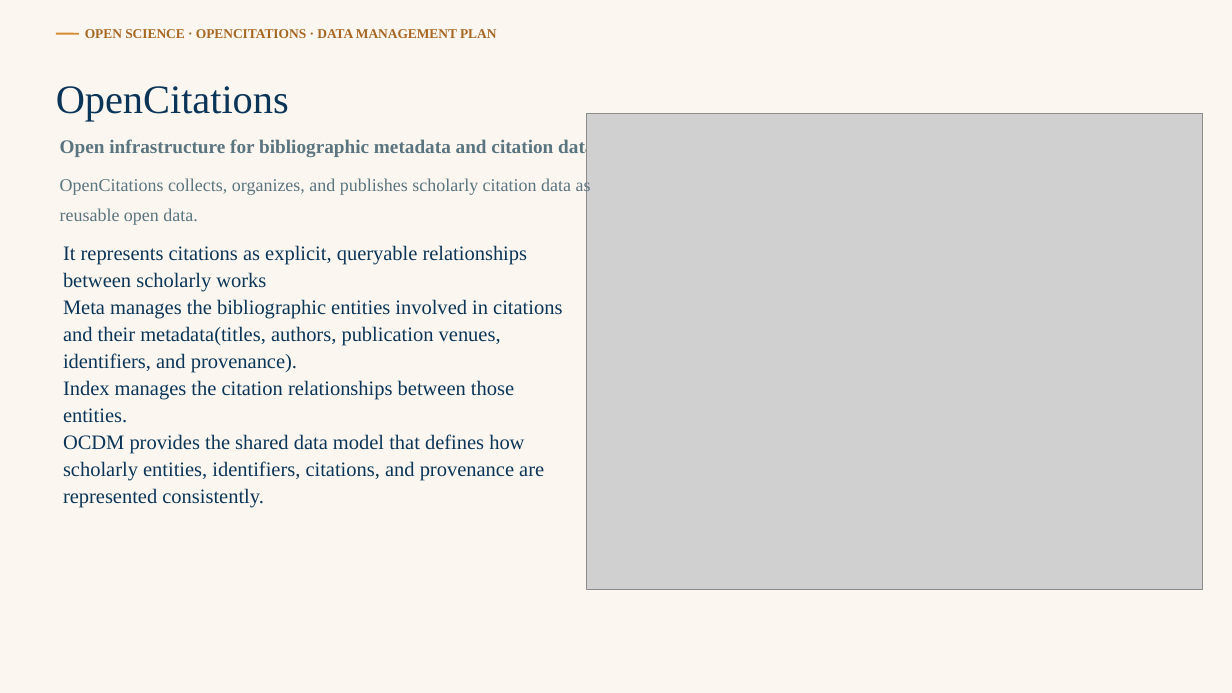
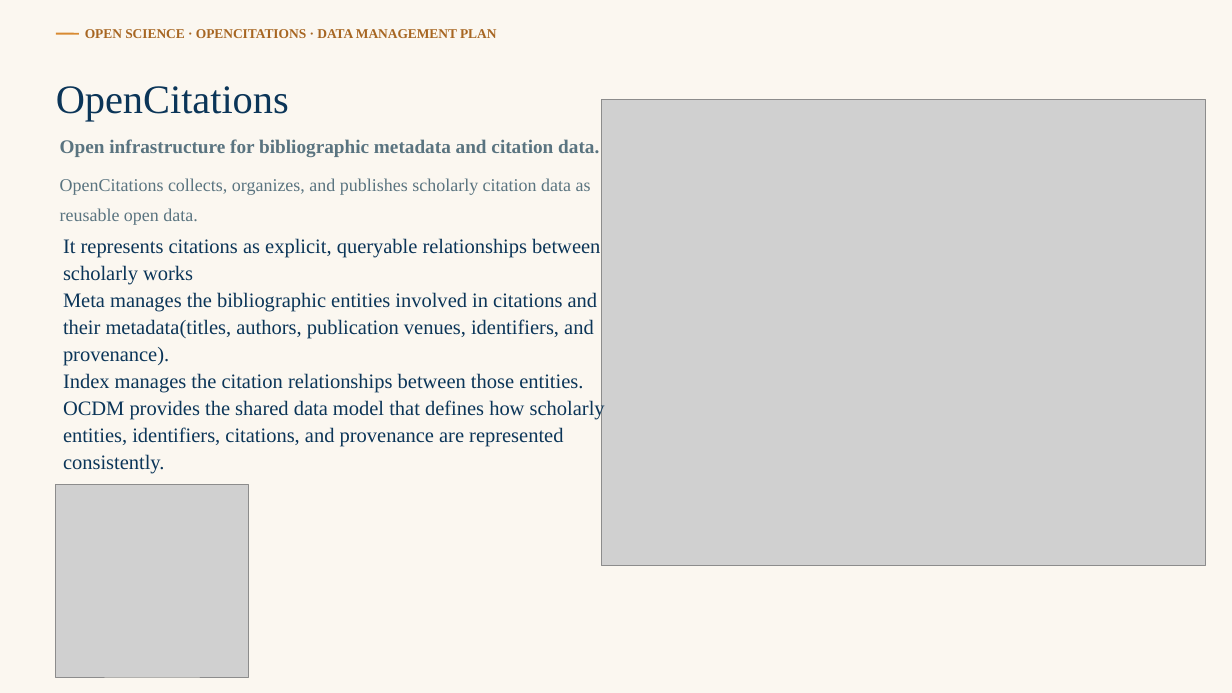
Before and after one commit to FranciscoWu/OpenCitations-DMP-Open-Science-Project, a slide deck: slide 2 of OpenCitations DMP slides.pptx. Drawn at 1232x693 pixels with LibreOffice and Linux fonts; fonts in the diff are those of the drawing; grey boxes stand for pictures. Boxes give left, top, right and bottom in pixels: in the first picture for what was removed or moved away, otherwise in the second. Text is boxed around its words. In the diff, an @@ line names an element or a change of style, - is before the commit and + after.

Commit message:
finished

```diff
--- a/OpenCitations DMP slides.pptx
+++ b/OpenCitations DMP slides.pptx
@@ picture: place and size @@
-picture at [587, 114, 1203, 590]
+picture at [602, 99, 1206, 566]
@@ text "It represents citations as explicit, ..." rewrapped from [63, 245, 562, 508] to [63, 238, 605, 474] @@
@@ picture added at [55, 485, 248, 677] @@
```
